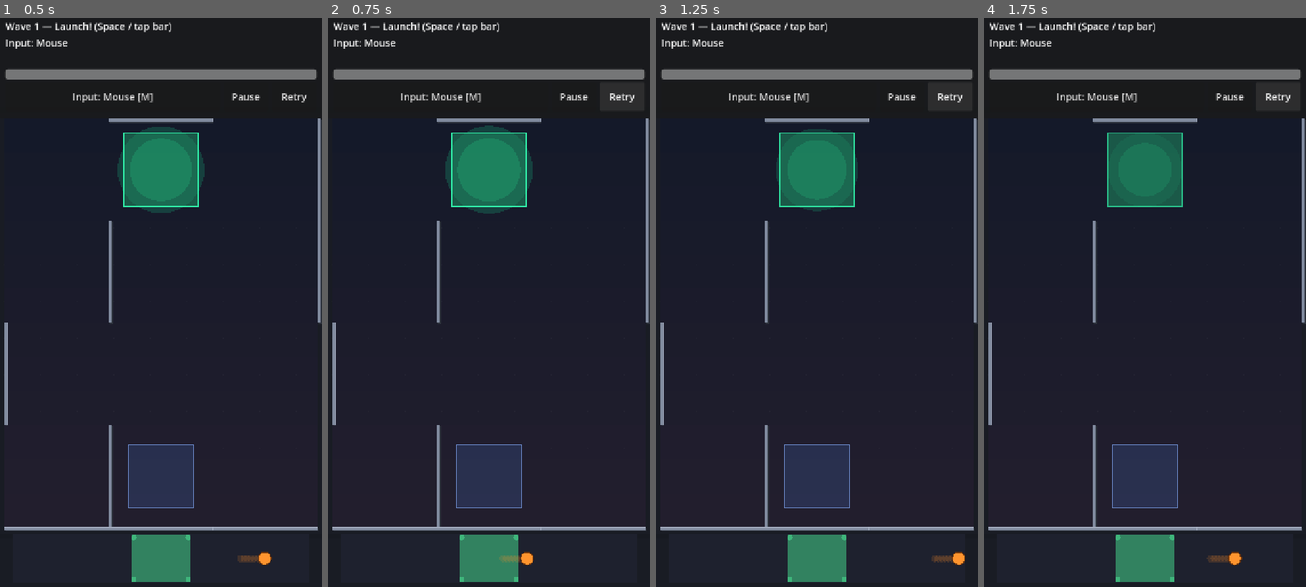
Above: before the commit, frames 1-4 (left to right).
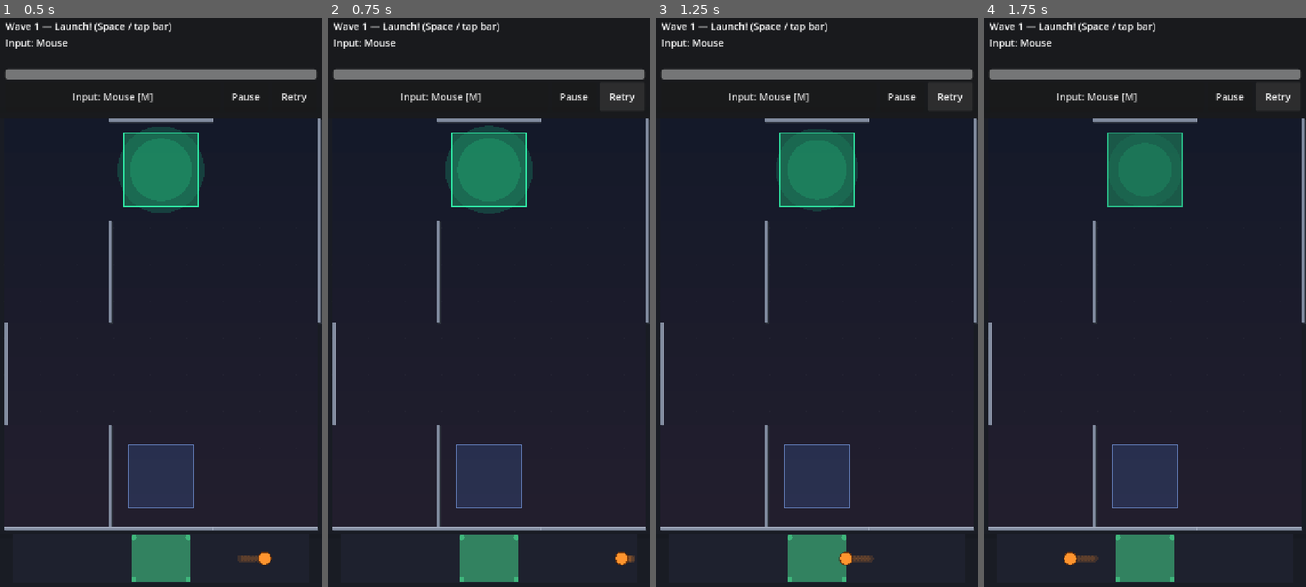
Above: after the commit, the same moments.

Repository: mhaiprojects/Spinning-Top-Maze
Game: Godot game, scene res://scenes/main.tscn
Same seed, same stepped clock (60 frames per second), same inputs: the game is played once before the commit and once after it.
Inputs:
- Up to frame 1 (0.5 s): no input
- Up to frame 2 (0.75 s): click "Retry" at 0.5 s
- Up to frame 3 (1.25 s): no input
- Up to frame 4 (1.75 s): click "Retry" at 1.25 s

Frame 1 is identical in both runs. In frame 2, 0.3% of the frame differs, in the area x 53-96%, y 93-97%; in frame 3, 0.3%; in frame 4, 0.3%, in the area x 24-81%, y 93-97%.

Commit message:
2026-11-18 22:29 AEDT: harden wave overlay and advance flow
Gate goal hits while overlays are active, route overlay primary actions and
screen shake, and print WAVE n STARTED when advancing or retrying so next
wave and same-wave retry reliably return to the launch mini-game.

Co-authored-by: Cursor <cursoragent@cursor.com>

Diff:
--- a/scripts/main.gd
+++ b/scripts/main.gd
@@ -15,11 +15,15 @@
 var _launch: LaunchMinigame
 var _goal: Area2D
 var _play_rect := Rect2()
+var _overlay_busy := false
+var _shake := 0.0
+var _base_position := Vector2.ZERO
 
 @onready var _ui: CanvasLayer = $UI
 
 
 func _ready() -> void:
+	_base_position = position
 	var layer := CanvasLayer.new()
 	layer.name = "DragStick"
 	layer.layer = 5
@@ -32,6 +36,7 @@
 	_top = SpinningTop.new()
 	add_child(_top)
 	_top.fell_over.connect(_on_fell_over)
+	_top.hit_wall.connect(_on_top_hit_wall)
 	_launch = LaunchMinigame.new()
 	add_child(_launch)
 	_launch.released.connect(_on_launch_released)
@@ -55,17 +60,27 @@
 func _bootstrap() -> void:
 	_layout_all()
 	_start_launch()
-
-
-func _process(_delta: float) -> void:
+	print("WAVE %d STARTED" % wave)
+
+
+func _process(delta: float) -> void:
 	_update_steer_block()
+	if _shake > 0.01:
+		_shake = maxf(0.0, _shake - delta * 8.0)
+		position = _base_position + Vector2(randf_range(-1, 1), randf_range(-1, 1)) * _shake * 6.0
+	else:
+		position = _base_position
+
+
+func apply_screen_shake(amount: float) -> void:
+	_shake = maxf(_shake, amount)
 
 
 func _update_steer_block() -> void:
 	var tin: Node = get_node_or_null("/root/TiltInput")
 	if tin == null or not tin.has_method("set_steer_blocked"):
 		return
-	var blocked: bool = phase != Phase.RUN
+	var blocked: bool = phase != Phase.RUN or _overlay_busy
 	if _ui.has_method("overlay_visible") and _ui.overlay_visible():
 		blocked = true
 	tin.call("set_steer_blocked", blocked)
@@ -97,14 +112,6 @@
 	_position_launch_bar()
 
 
-func _scaled_top_h() -> float:
-	return BASE_TOP_H * (get_viewport().get_visible_rect().size.y / 1280.0)
-
-
-func _scaled_bottom_h() -> float:
-	return BASE_BOTTOM_H * (get_viewport().get_visible_rect().size.y / 1280.0)
-
-
 func _generate_maze_data_only() -> void:
 	var data: Dictionary = MazeGen.generate(wave, maze_seed)
 	_maze.maze_data = data
@@ -123,6 +130,10 @@
 	_position_launch_bar()
 
 
+func _set_goal_active(on: bool) -> void:
+	_goal.set_deferred("monitoring", on)
+
+
 func _position_goal() -> void:
 	if _maze.maze_data.is_empty():
 		return
@@ -135,7 +146,7 @@
 	if _play_rect.size.x < 1.0:
 		return
 	var vp: Rect2 = get_viewport().get_visible_rect()
-	var bot_h: float = _scaled_bottom_h()
+	var bot_h: float = BASE_BOTTOM_H * (vp.size.y / 1280.0)
 	var bar := Rect2(
 		_play_rect.position.x + 16,
 		vp.size.y - bot_h + 12,
@@ -147,13 +158,15 @@
 
 
 func _start_launch() -> void:
+	_overlay_busy = false
 	phase = Phase.LAUNCH
+	_set_goal_active(false)
 	_generate_maze()
 	_top.visible = false
 	_top.set_run_active(false)
 	_top.global_position = Vector2(-4000, -4000)
 	var vp: Rect2 = get_viewport().get_visible_rect()
-	var bot_h: float = _scaled_bottom_h()
+	var bot_h: float = BASE_BOTTOM_H * (vp.size.y / 1280.0)
 	var bar := Rect2(
 		_play_rect.position.x + 16,
 		vp.size.y - bot_h + 12,
@@ -171,10 +184,13 @@
 
 
 func _begin_run(power: float) -> void:
+	_overlay_busy = false
 	phase = Phase.RUN
+	_set_goal_active(true)
 	_top.visible = true
 	_launch.visible = false
 	_launch.cancel()
+	_top.configure_for_wave(wave)
 	_top.reset_top(_maze.start_position(), power)
 	_top.set_run_active(true)
 	if _ui.has_method("on_phase_run"):
@@ -189,13 +205,15 @@
 
 
 func _finish_fell_over() -> void:
+	_set_goal_active(false)
 	_top.set_run_active(false)
+	_overlay_busy = true
 	if _ui.has_method("on_fell_over"):
 		_ui.on_fell_over()
 
 
 func _on_goal_body(body: Node) -> void:
-	if phase != Phase.RUN or body != _top:
+	if phase != Phase.RUN or body != _top or _overlay_busy:
 		return
 	call_deferred("_finish_goal", body)
 
@@ -203,20 +221,43 @@
 func _finish_goal(_body: Node) -> void:
 	if phase != Phase.RUN:
 		return
+	_set_goal_active(false)
 	phase = Phase.CLEARED
 	_top.set_run_active(false)
+	_overlay_busy = true
 	if _ui.has_method("on_wave_cleared"):
 		_ui.on_wave_cleared(wave)
 
 
 func request_retry_same_wave() -> void:
+	if phase != Phase.FELL:
+		return
+	force_retry_wave()
+
+
+func force_retry_wave() -> void:
+	get_tree().paused = false
+	_overlay_busy = false
+	_new_wave_seed()
 	call_deferred("_start_launch")
 
 
 func advance_wave() -> void:
+	if phase != Phase.CLEARED:
+		return
+	_overlay_busy = false
 	wave += 1
 	_new_wave_seed()
-	call_deferred("_start_launch")
+	call_deferred("_advance_wave_deferred")
+
+
+func _advance_wave_deferred() -> void:
+	_start_launch()
+	print("WAVE %d STARTED" % wave)
+
+
+func _on_top_hit_wall() -> void:
+	apply_screen_shake(1.0)
 
 
 func toggle_pause() -> void:
@@ -233,9 +274,22 @@
 		_launch.try_release()
 
 
+func overlay_primary_action() -> void:
+	if not _overlay_busy:
+		return
+	if phase == Phase.CLEARED:
+		advance_wave()
+	elif phase == Phase.FELL:
+		request_retry_same_wave()
+
+
 func _unhandled_input(event: InputEvent) -> void:
+	if _ui.has_method("handle_overlay_input") and _ui.handle_overlay_input(event):
+		return
+
 	if event is InputEventKey and event.pressed and not event.echo and event.keycode == KEY_SPACE:
-		_try_launch_release()
+		if phase == Phase.LAUNCH:
+			_try_launch_release()
 		return
 
 	var screen_pos := Vector2.ZERO
